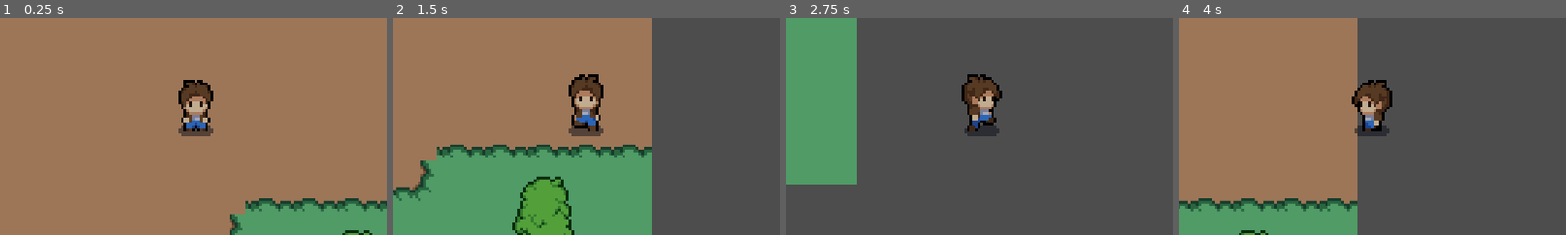
Above: before the commit, frames 1-4 (left to right).
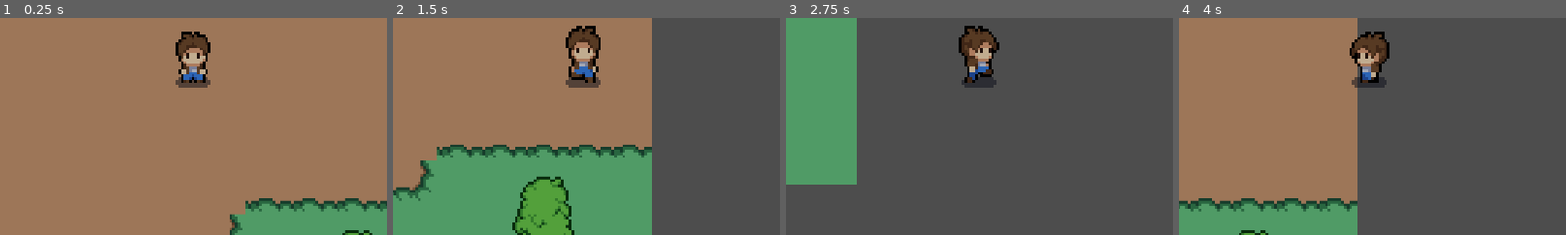
Above: after the commit, the same moments.

Repository: Abbby1007/Danish_The_Explorer
Game: Godot game, scene res://scenes/world.tscn
Same seed, same stepped clock (60 frames per second), same inputs: the game is played once before the commit and once after it.
Inputs:
- Up to frame 1 (0.25 s): no input
- Up to frame 2 (1.5 s): tap Enter at 0.5 s; hold Right (ui_right) 0.53-1.28 s; hold Down (ui_down) from 1.28 s (still down)
- Up to frame 3 (2.75 s): release Down (ui_down) at 2.03 s; hold Right (ui_right) from 2.03 s (still down)
- Up to frame 4 (4 s): release Right (ui_right) at 2.78 s; hold Up (ui_up) 2.78-3.53 s; hold Left (ui_left) from 3.53 s (still down)
The pictures show only the part of the screen within x 25-75%, y 35-84%; the shares and areas given below are measured in that part.

The runs differ from the first frame. In frame 1, 3.2% of the frame differs, in the area x 45-56%, y 6-55%; in frame 2, 3.3%; in frame 3, 4.0%, in the area x 44-56%, y 3-55%; in frame 4, 3.8%.

Commit message:
Collision on the tilesets

Diff:
--- a/scenes/player.tscn
+++ b/scenes/player.tscn
@@ -412,16 +412,22 @@
 "name": &"side_walk",
 "speed": 5.0
 }]
+
+[sub_resource type="CircleShape2D" id="CircleShape2D_g2els"]
+radius = 6.08276
 
 [node name="player" type="CharacterBody2D"]
 collision_layer = 3
 script = ExtResource("1_g2els")
 
-[node name="CollisionShape2D" type="CollisionShape2D" parent="."]
-
 [node name="AnimatedSprite2D" type="AnimatedSprite2D" parent="."]
+position = Vector2(-1, -18)
 sprite_frames = SubResource("SpriteFrames_smehm")
 animation = &"back_idle"
 frame_progress = 0.770016
 
 [node name="Camera2D" type="Camera2D" parent="."]
+
+[node name="CollisionShape2D" type="CollisionShape2D" parent="."]
+position = Vector2(0, -5)
+shape = SubResource("CircleShape2D_g2els")
--- a/scenes/world.tscn
+++ b/scenes/world.tscn
@@ -63,18 +63,24 @@
 10:0/0 = 0
 11:0/0 = 0
 0:1/0 = 0
+0:1/0/physics_layer_0/polygon_0/points = PackedVector2Array(5.73536, 8, 8, 1.27452, -8, 0.63726, -5.09809, 8)
 11:2/0 = 0
 11:3/0 = 0
 0:5/size_in_atlas = Vector2i(3, 4)
 0:5/0 = 0
+0:5/0/physics_layer_0/polygon_0/points = PackedVector2Array(-4.46083, 13.0639, 5.73536, 12.4266, 11.7893, 19.7551, 10.5148, 25.4905, 4.77946, 25.4905, -4.46083, 26.4464, -7.96577, 24.2159, -11.7893, 21.9855, -10.5148, 18.7992, -10.8334, 13.7011)
 6:7/size_in_atlas = Vector2i(2, 2)
 6:7/0 = 0
+6:7/0/physics_layer_0/polygon_0/points = PackedVector2Array(-9.55892, 15.2943, 10.1962, 14.657, 13.3825, 11.1521, 14.657, 6.69125, -15.9315, 5.73536, -14.9756, 12.108)
 8:6/size_in_atlas = Vector2i(2, 3)
 8:6/0 = 0
+8:6/0/physics_layer_0/polygon_0/points = PackedVector2Array(3.82357, 21.6669, 7.32851, 21.0296, 5.41673, 16.8874, -6.69124, 17.2061, -4.46083, 21.9855, 0, 21.6669)
 10:7/size_in_atlas = Vector2i(2, 2)
 10:7/0 = 0
+10:7/0/physics_layer_0/polygon_0/points = PackedVector2Array(10.8334, 9.55892, 11.1521, 4.1422, 11.1521, 1.27452, -12.7452, 0.955891, -11.4707, 7.64714, -1.27452, 8)
 
 [sub_resource type="TileSet" id="TileSet_7r4gi"]
+physics_layer_0/collision_layer = 1
 sources/0 = SubResource("TileSetAtlasSource_qfnet")
 sources/1 = SubResource("TileSetAtlasSource_i7141")
 sources/2 = SubResource("TileSetAtlasSource_4mrxx")
Not shown: 1 places in scenes/player.tscn that only renumber resources
